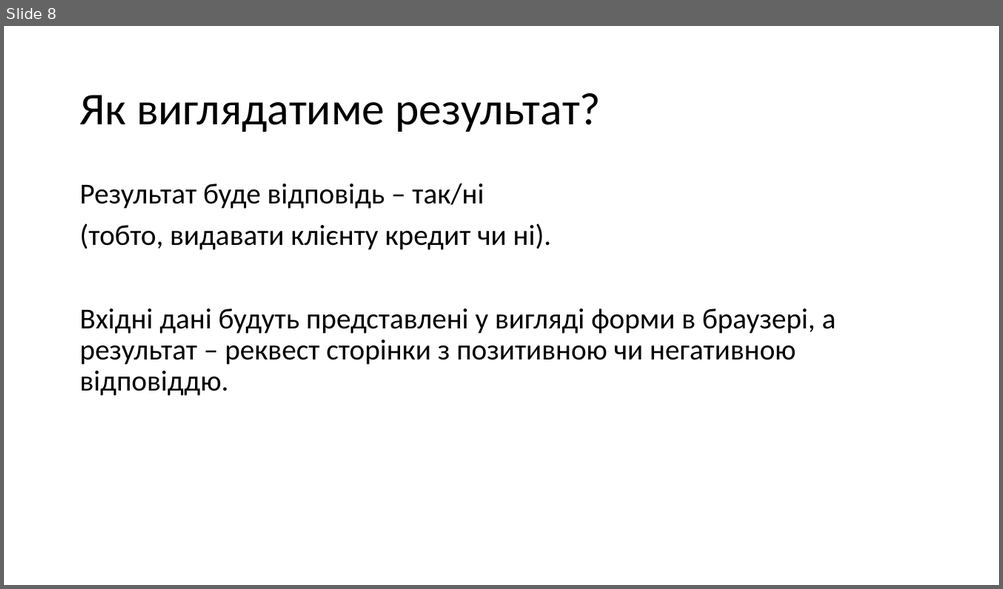
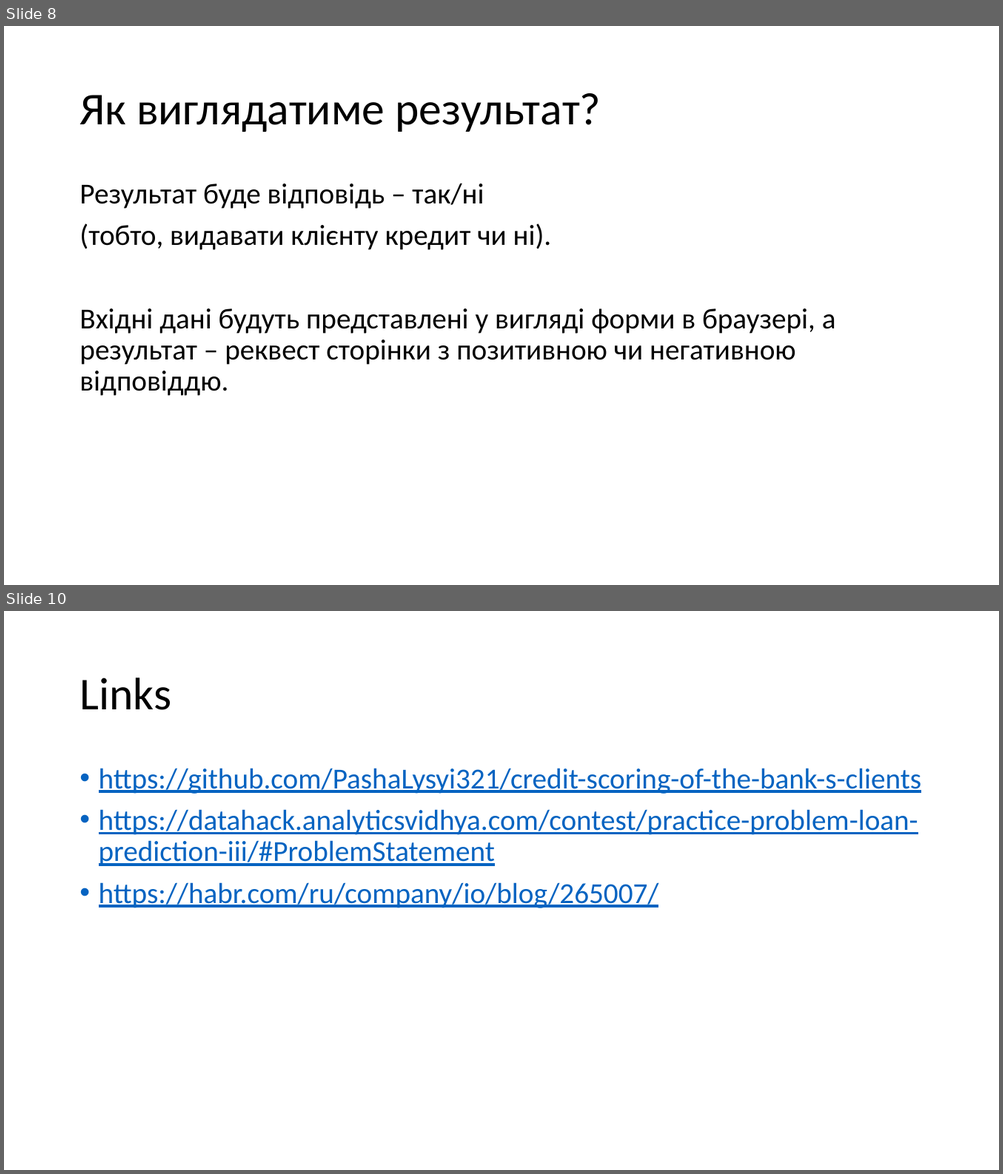
Before and after one commit to PashaLysyi321/-, a slide deck: presentation.pptx. Shown one above the other, each under a label of ours: slide 8 before the commit, slides 8 and 10 after it; the slides between them are not shown. The pictures are 1003x589 and 1003x1174 pixels, drawn with LibreOffice and Linux fonts; fonts in the diff are those of the drawing. Boxes give left, top, right and bottom in pixels: in the first picture for what was removed or moved away, otherwise in the second. Text is boxed around its words. In the diff, an @@ line names an element or a change of style, - is before the commit and + after.

```diff
--- a/presentation.pptx
+++ b/presentation.pptx
@@ slide 10 added at (4, 611, 999, 1170), background #FFFFFF @@
@@ title added at (79, 678, 171, 710), 44 pt, text #000000 @@
+Links
@@ text added at (99, 768, 922, 908), 28 pt, text #0563C1, underline @@
+• https://github.com/PashaLysyi321/credit-scoring-of-the-bank-s-clients
+• https://datahack.analyticsvidhya.com/contest/practice-problem-loan-prediction-iii/#ProblemStatement
+• https://habr.com/ru/company/io/blog/265007/
```
Also in this commit, not shown: 1 other slide added.
